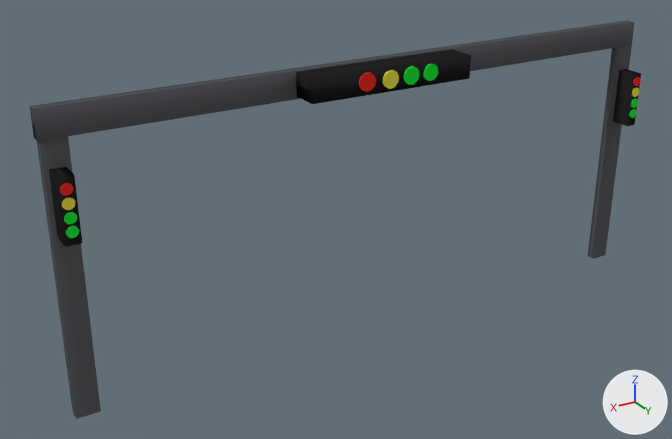
The Blender file project/Test/Assets/traffic light/traffic light.blend as it was, and as the next commit left it.
Both versions are drawn from a 50 mm lens placed at (18.6, 25.9, 14.6), pointed at (4.2, 1.8, 2.6). Lighting does not change. The marker at lower right points along +X, +Y and +Z.
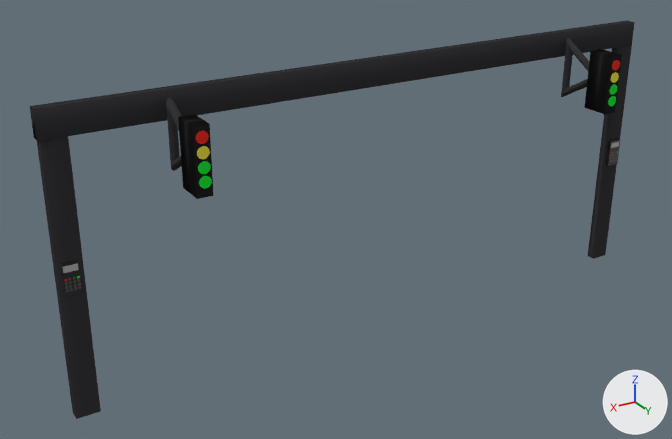
Changed parts and their boxes (x1, y1, x2, y2) in the pictures (672 x 439 px):
'Cube.002', recoloured: (30, 20, 635, 141) in both
'Cube.001', recoloured: (37, 136, 101, 419) in both
'Cube.005', deleted (black): before (296, 49, 471, 104)
'Cube', recoloured: (588, 45, 632, 259) in both
'Cylinder.007', recoloured, moved: before (66, 226, 79, 238); after (166, 98, 214, 199)
'Cylinder.003', recoloured, reshaped, moved: before (631, 98, 638, 108); after (561, 38, 622, 114)
'Cube.003', reshaped, moved, rescaled: before (49, 167, 82, 247); after (606, 139, 620, 166)
'Cube.004', deleted (black): before (613, 69, 641, 126)
'Cube.012', added (black): after (60, 260, 83, 296)
'Cylinder.009', deleted: before (359, 72, 376, 92)
'Cylinder.010', deleted: before (383, 70, 399, 89)
'Cylinder.011', deleted: before (403, 66, 419, 85)
'Cylinder.008', deleted: before (423, 64, 438, 81)
'Cylinder', deleted: before (60, 183, 73, 196)
'Cylinder.001', deleted: before (62, 198, 75, 210)
'Cylinder.002', deleted: before (64, 212, 77, 224)
'Cylinder.005', deleted: before (633, 77, 641, 86)
'Cylinder.004', deleted: before (632, 88, 639, 97)
'Cylinder.006', deleted: before (629, 109, 636, 118)
part 1 of me_cube_004, added: after (606, 139, 620, 166)
part 2 of me_cube_004, recoloured (black): before (49, 167, 82, 247)
part 3 of me_cylinder_004, added: after (609, 84, 617, 95)
part 4 of me_cylinder_004, added: after (611, 72, 619, 83)
part 5 of me_cylinder_004, added: after (612, 60, 620, 71)
part 6 of me_cylinder_004, added (black): after (561, 38, 589, 97)
part 7 of me_cylinder_004, added (black): after (584, 49, 622, 114)

The change, as a list of edits to the scene's bpy script:
```text
Change mat_pole:
    mat_pole.base_color: (0.0986, 0.0996, 0.109) -> (0.0377, 0.038, 0.0413)  # dark grey #58595d -> black #373739
Change me_cylinder_004:
    used by ob_cylinder_003; location = (-8.47, 2.53, 4.82); rotation_euler = (-1.574, 0.0, 0.0), in degrees (-90, 0, 0); scale = (0.177, 0.177, 0.0155)
    remove me_cylinder_004.from_pydata(...)  # 64 vertices, 34 faces; spans x -1.0..1.0, y -1.0..1.0, z -1.0..1.0
    add me_cylinder_004.from_pydata(...)  # 291 vertices, 169 faces; spans x -1.21..1.48, y -9.62..2.63, z -155.64..1.2
    me_cylinder_004 part 3: a new loose piece, a 32-sided cylinder along z spanning x -0.97..1.03, y -3.3..-1.3, z -1.27..0.73, in mat_green (green #1de738)
    me_cylinder_004 part 4: a new loose piece, a 32-sided cylinder along z spanning x -0.93..1.07, y -5.65..-3.65, z -1.11..0.89, in mat_yellow (yellow #e7dd45)
    me_cylinder_004 part 5: the loose piece of 64 vertices spanning x -1.0..1.0, y -1.0..1.0, z -1.0..1.0 is copied, and the copy is multiplied about its middle by the matrix ((1.0, 0.0, 0.0), (0.0, 1.0, -0.001), (0.0, 0.088, 1.0)), then moved by (0.12, -7.04, 0.11), in mat_red (red #e72d27); it spans x -0.88..1.12, y -8.04..-6.04, z -0.98..1.2
    me_cylinder_004 part 6: a new loose piece of 27 vertices spanning x -1.16..0.38, y -9.62..2.63, z -155.64..-34.53, in mat_pole (black #373739)
    me_cylinder_004 part 7: 8 vertices added at x -1.21..1.48, y -8.9..2.45, z -62.62..-0.09
    add me_cylinder_004.materials.append(mat_yellow)  # yellow #e7dd45
    add me_cylinder_004.materials.append(mat_red)  # red #e72d27
    add me_cylinder_004.materials.append(mat_box)  # black #232323
    add me_cylinder_004.materials.append(mat_pole)  # black #373739
Change me_cube_004:
    used by ob_cube_003; location = (12.86, 1.96, 4.98); scale = (0.237, 0.481, 1.0)
    remove me_cube_004.from_pydata(...)  # 8 vertices, 6 faces; spans x -1.0..1.0, y -1.0..1.0, z -1.0..1.0
    add me_cube_004.from_pydata(...)  # 144 vertices, 108 faces; spans x -1.97..11.28, y -5.06..1.02, z -10.47..16.34
    me_cube_004 part 1: a new loose piece, a box spanning x -1.97..11.28, y -5.06..0.92, z -10.47..16.34, in mat_material (black #1b1b1b)
    me_cube_004 part 2: 6 faces spanning x -1.0..1.0, y -1.0..1.0, z -1.0..1.0 switch from mat_box (black #232323) to mat_material_002 (dark grey #505050)
    add me_cube_004.materials.append(mat_material)  # black #1b1b1b
    add me_cube_004.materials.append(mat_material_001)  # grey #acacac
    add me_cube_004.materials.append(mat_red)  # red #e72d27
    add me_cube_004.materials.append(mat_green)  # green #1de738
Remove ob_cylinder_011:
    ob_cylinder_011 = bpy.data.objects.new('Cylinder.011', me_cylinder_011)
Remove ob_cylinder_010:
    ob_cylinder_010 = bpy.data.objects.new('Cylinder.010', me_cylinder_010)
Remove ob_cylinder_009:
    ob_cylinder_009 = bpy.data.objects.new('Cylinder.009', me_cylinder_009)
Remove ob_cylinder_008:
    ob_cylinder_008 = bpy.data.objects.new('Cylinder.008', me_cylinder_008)
Remove ob_cube_005:
    ob_cube_005 = bpy.data.objects.new('Cube.005', me_cube_001)
Change ob_cylinder_007:
    ob_cylinder_007.location: (12.86, 2.44, 4.37) -> (9.72, 4.37, 5.83)
Remove ob_cylinder_006:
    ob_cylinder_006 = bpy.data.objects.new('Cylinder.006', me_cylinder_002)
Remove ob_cylinder_005:
    ob_cylinder_005 = bpy.data.objects.new('Cylinder.005', me_cylinder_006)
Remove ob_cylinder_004:
    ob_cylinder_004 = bpy.data.objects.new('Cylinder.004', me_cylinder_005)
Change ob_cylinder_003:
    ob_cylinder_003.location: (-8.47, 2.53, 4.82) -> (-5.22, 4.37, 5.83)
Remove ob_cylinder_002:
    ob_cylinder_002 = bpy.data.objects.new('Cylinder.002', me_cylinder_003)
Remove ob_cylinder_001:
    ob_cylinder_001 = bpy.data.objects.new('Cylinder.001', me_cylinder_001)
Remove ob_cylinder:
    ob_cylinder = bpy.data.objects.new('Cylinder', me_cylinder)
Remove ob_cube_004:
    ob_cube_004 = bpy.data.objects.new('Cube.004', me_cube_006)
Change ob_cube_003:
    ob_cube_003.location: (12.86, 1.96, 4.98) -> (-8.63, 1.82, 2.56)
    ob_cube_003.scale: (0.237, 0.481, 1.0) -> (0.0389, 0.0669, 0.0376)
Add ob_cube_012:
    ob_cube_012 = bpy.data.objects.new('Cube.012', me_cube_017)  # 144 vertices, 108 faces; spans x -2.0..11.3, y -5.1..1.0, z -10.5..16.3; in mat_material_002 (dark grey #505050), mat_material (black #1b1b1b), mat_material_001 (grey #acacac), mat_red (red #e72d27), mat_green (green #1de738)
    ob_cube_012.location = (12.68, 1.7, 2.56)
    ob_cube_012.scale = (0.0389, 0.0669, 0.0376)
```
